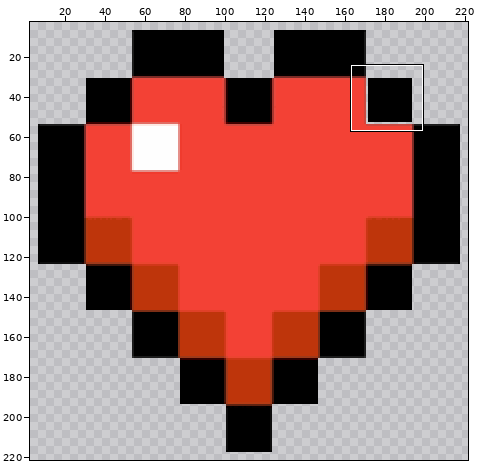
Two states of a sprite sheet, icon.png. The first picture is a wide view before the edit; the outline marks the close-up.
Close-up. Before:
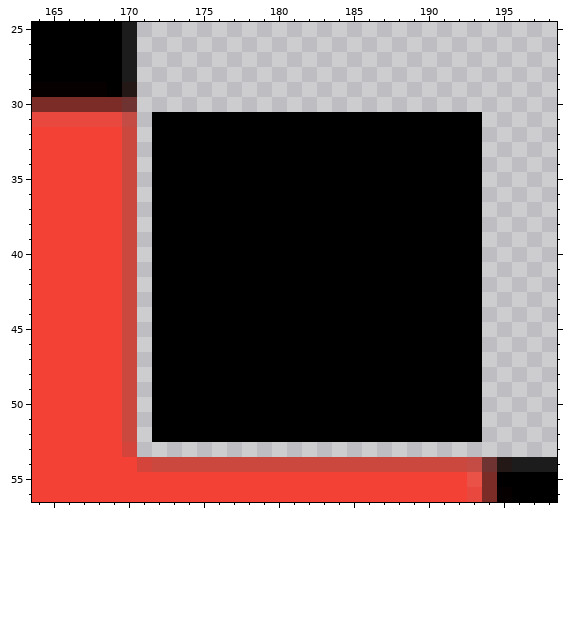
The file is 225x225 pixels. Colours within 5 levels of each other are drawn and written as one. Shown: x 164..198, y 25..56. The wide view leaves out empty margins.
And afterwards:
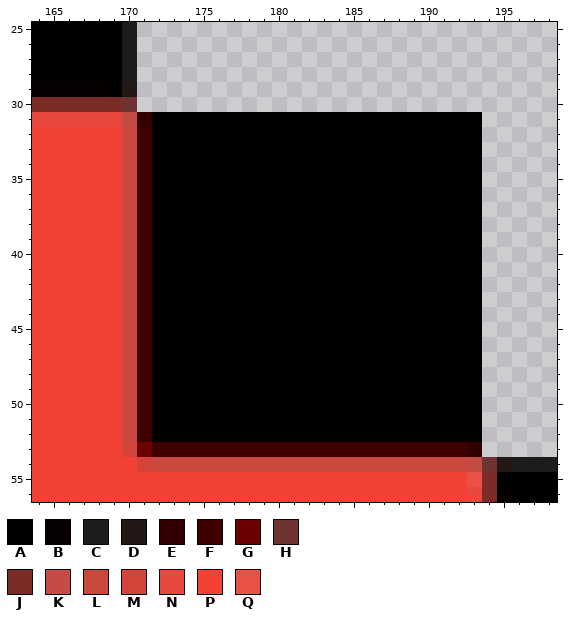
Palette (. is transparent): A #000000  B #070000  C #1c1c1c  D #241817  E #330000  F #410000  G #6d0000  H #6f3431  J #7b2c27  K #c44c44  L #cb483e  M #d4443a  N #e9483e  P #f34135  Q #ea5248
The author wrote: Fixed accidental cut in the icon
Edits made:
@@ x 164..198 @@
 30 JJJJJJH............................
-31 NNNNNNK.AAAAAAAAAAAAAAAAAAAAAA.....
-32 PPPPPPL.AAAAAAAAAAAAAAAAAAAAAA.....
-33 PPPPPPL.AAAAAAAAAAAAAAAAAAAAAA.....
-34 PPPPPPL.AAAAAAAAAAAAAAAAAAAAAA.....
-35 PPPPPPL.AAAAAAAAAAAAAAAAAAAAAA.....
-36 PPPPPPL.AAAAAAAAAAAAAAAAAAAAAA.....
-37 PPPPPPL.AAAAAAAAAAAAAAAAAAAAAA.....
-38 PPPPPPL.AAAAAAAAAAAAAAAAAAAAAA.....
-39 PPPPPPL.AAAAAAAAAAAAAAAAAAAAAA.....
-40 PPPPPPL.AAAAAAAAAAAAAAAAAAAAAA.....
-41 PPPPPPL.AAAAAAAAAAAAAAAAAAAAAA.....
-42 PPPPPPL.AAAAAAAAAAAAAAAAAAAAAA.....
-43 PPPPPPL.AAAAAAAAAAAAAAAAAAAAAA.....
-44 PPPPPPL.AAAAAAAAAAAAAAAAAAAAAA.....
-45 PPPPPPL.AAAAAAAAAAAAAAAAAAAAAA.....
-46 PPPPPPL.AAAAAAAAAAAAAAAAAAAAAA.....
-47 PPPPPPL.AAAAAAAAAAAAAAAAAAAAAA.....
-48 PPPPPPL.AAAAAAAAAAAAAAAAAAAAAA.....
-49 PPPPPPL.AAAAAAAAAAAAAAAAAAAAAA.....
-50 PPPPPPL.AAAAAAAAAAAAAAAAAAAAAA.....
-51 PPPPPPL.AAAAAAAAAAAAAAAAAAAAAA.....
-52 PPPPPPL.AAAAAAAAAAAAAAAAAAAAAA.....
-53 PPPPPPM............................
+31 NNNNNNKEAAAAAAAAAAAAAAAAAAAAAA.....
+32 PPPPPPLFAAAAAAAAAAAAAAAAAAAAAA.....
+33 PPPPPPLFAAAAAAAAAAAAAAAAAAAAAA.....
+34 PPPPPPLFAAAAAAAAAAAAAAAAAAAAAA.....
+35 PPPPPPLFAAAAAAAAAAAAAAAAAAAAAA.....
+36 PPPPPPLFAAAAAAAAAAAAAAAAAAAAAA.....
+37 PPPPPPLFAAAAAAAAAAAAAAAAAAAAAA.....
+38 PPPPPPLFAAAAAAAAAAAAAAAAAAAAAA.....
+39 PPPPPPLFAAAAAAAAAAAAAAAAAAAAAA.....
+40 PPPPPPLFAAAAAAAAAAAAAAAAAAAAAA.....
+41 PPPPPPLFAAAAAAAAAAAAAAAAAAAAAA.....
+42 PPPPPPLFAAAAAAAAAAAAAAAAAAAAAA.....
+43 PPPPPPLFAAAAAAAAAAAAAAAAAAAAAA.....
+44 PPPPPPLFAAAAAAAAAAAAAAAAAAAAAA.....
+45 PPPPPPLFAAAAAAAAAAAAAAAAAAAAAA.....
+46 PPPPPPLFAAAAAAAAAAAAAAAAAAAAAA.....
+47 PPPPPPLFAAAAAAAAAAAAAAAAAAAAAA.....
+48 PPPPPPLFAAAAAAAAAAAAAAAAAAAAAA.....
+49 PPPPPPLFAAAAAAAAAAAAAAAAAAAAAA.....
+50 PPPPPPLFAAAAAAAAAAAAAAAAAAAAAA.....
+51 PPPPPPLFAAAAAAAAAAAAAAAAAAAAAA.....
+52 PPPPPPLFAAAAAAAAAAAAAAAAAAAAAA.....
+53 PPPPPPMGFFFFFFFFFFFFFFFFFFFFFE.....
 54 PPPPPPPMLLLLLLLLLLLLLLLLLLLLLKHDCCC
